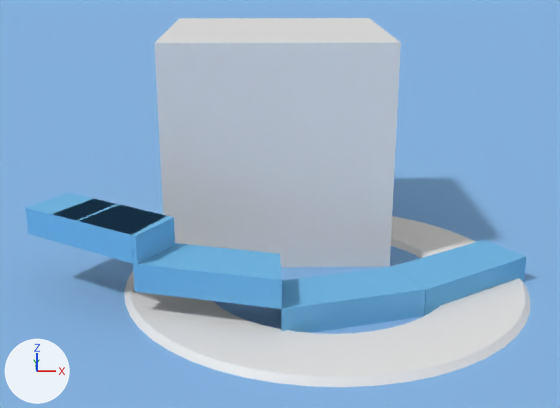
What one commit did to the Blender file unidos-2015/Unidos2015_12_Violin-change_duration_repetition.blend.
Camera for both pictures: a 50 mm camera at (4.706, 2.237, 1.208) aimed at (4.763, 4.952, 0.273). Every picture has the same lights, and +X, +Y and +Z are marked at lower left.

Before the edit, the objects in view are built like this:
```python
ob_mark_1_flute = bpy.data.objects.new('mark.1.flute', me_cube_007)
ob_mark_1_flute.parent = ob_flute
ob_mark_1_flute.location = (4.086, 4.395, 0.25)
ob_mark_1_flute.rotation_euler = (0.0, 0.0, -0.584)  # degrees (0, 0, -33)
ob_mark_1_flute.scale = (0.25, 0.102, 0.05)
ob_mark_1_flute_4_b = bpy.data.objects.new('mark.1.flute.4-b', me_cube_032)
ob_mark_1_flute_4_b.parent = ob_flute
ob_mark_1_flute_4_b.location = (4.197, 4.323, 0.25)
ob_mark_1_flute_4_b.rotation_euler = (0.0, 0.0, -0.584)  # degrees (0, 0, -33)
ob_mark_1_flute_4_b.scale = (0.06, 0.102, 0.05)
ob_mark_3_flute = bpy.data.objects.new('mark.3.flute', me_cube_014)
ob_mark_3_flute.parent = ob_flute
ob_mark_3_flute.location = (4.901, 3.996, 0.05)
ob_mark_3_flute.rotation_euler = (0.0, 0.0, 0.272)  # degrees (0, 0, 16)
ob_mark_3_flute.scale = (0.25, 0.102, 0.05)
# also in view: 'flute' at (4.756, 5.425, 0.424); 'Plane' at (3.115, 6.513, 0.0); 'mark.1.flute.4-d' at (4.294, 4.687, 0.25); 'mark.2.flute' at (4.516, 4.603, 0.15); 'mark.4.flute' at (5.411, 4.795, 0.05)
```
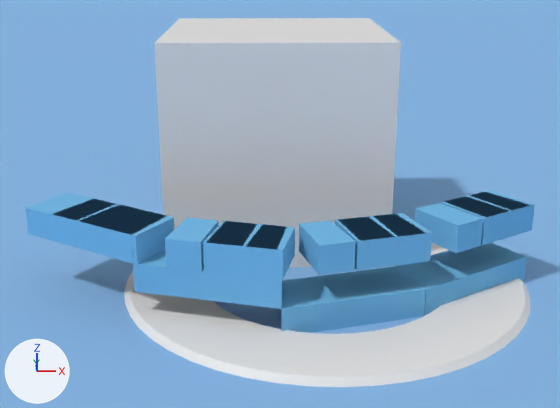
What differs and where, as boxes [x1, y1, x2, y2] in the pictures (560 x 408 px):
'mark.3.flute.4-b', added (blue)
    after: [299, 221, 356, 275]
'mark.4.flute.4-b', added (blue)
    after: [415, 203, 483, 253]
'mark.3.flute.2', added (blue)
    after: [335, 214, 426, 270]
'mark.2.flute.4-d', added (blue)
    after: [245, 224, 295, 280]
'mark.2.flute.4-b', added (blue)
    after: [165, 217, 218, 271]
'mark.2.flute.2', added (blue)
    after: [203, 221, 285, 276]
'mark.3.flute.4-d', added (blue)
    after: [374, 213, 432, 265]
'mark.4.flute.2', added (blue)
    after: [441, 192, 530, 245]
'mark.4.flute.4-d', added (blue)
    after: [471, 190, 535, 237]
'mark.2.flute.4-c', added (blue)
    after: [206, 221, 257, 246]
'mark.4.flute.4-c', added (blue)
    after: [443, 196, 508, 217]
'mark.3.flute.4-c', added
    after: [337, 217, 394, 241]

What changed in the scene script:
```text
Add ob_mark_2_flute_4_d:
    ob_mark_2_flute_4_d = bpy.data.objects.new('mark.2.flute.4-d', me_cube_007.copy())  # the mesh of ob_mark_1_flute
    ob_mark_2_flute_4_d.parent = ob_flute
    ob_mark_2_flute_4_d.location = (4.844, 4.027, 0.25)
    ob_mark_2_flute_4_d.rotation_euler = (0.0, 0.0, -0.269)  # degrees (0, 0, -15)
    ob_mark_2_flute_4_d.scale = (0.06, 0.102, 0.05)
Add ob_mark_2_flute_4_c:
    ob_mark_2_flute_4_c = bpy.data.objects.new('mark.2.flute.4-c', me_cube_007.copy())  # the mesh of ob_mark_1_flute
    ob_mark_2_flute_4_c.parent = ob_flute
    ob_mark_2_flute_4_c.location = (4.719, 4.062, 0.25)
    ob_mark_2_flute_4_c.rotation_euler = (0.0, 0.0, -0.269)  # degrees (0, 0, -15)
    ob_mark_2_flute_4_c.scale = (0.06, 0.102, 0.05)
Add ob_mark_2_flute_4_b:
    ob_mark_2_flute_4_b = bpy.data.objects.new('mark.2.flute.4-b', me_cube_007.copy())  # the mesh of ob_mark_1_flute
    ob_mark_2_flute_4_b.parent = ob_flute
    ob_mark_2_flute_4_b.location = (4.587, 4.098, 0.25)
    ob_mark_2_flute_4_b.rotation_euler = (0.0, 0.0, -0.269)  # degrees (0, 0, -15)
    ob_mark_2_flute_4_b.scale = (0.06, 0.102, 0.05)
Add ob_mark_2_flute_2:
    ob_mark_2_flute_2 = bpy.data.objects.new('mark.2.flute.2', me_cube_007.copy())  # the mesh of ob_mark_1_flute
    ob_mark_2_flute_2.parent = ob_flute
    ob_mark_2_flute_2.location = (4.71, 4.064, 0.25)
    ob_mark_2_flute_2.rotation_euler = (0.0, 0.0, -0.269)  # degrees (0, 0, -15)
    ob_mark_2_flute_2.scale = (0.12, 0.102, 0.05)
Add ob_mark_3_flute_2:
    ob_mark_3_flute_2 = bpy.data.objects.new('mark.3.flute.2', me_cube_007.copy())  # the mesh of ob_mark_1_flute
    ob_mark_3_flute_2.parent = ob_flute
    ob_mark_3_flute_2.location = (5.142, 4.064, 0.25)
    ob_mark_3_flute_2.rotation_euler = (0.0, 0.0, 0.272)  # degrees (0, 0, 16)
    ob_mark_3_flute_2.scale = (0.12, 0.102, 0.05)
Add ob_mark_3_flute_4_b:
    ob_mark_3_flute_4_b = bpy.data.objects.new('mark.3.flute.4-b', me_cube_007.copy())  # the mesh of ob_mark_1_flute
    ob_mark_3_flute_4_b.parent = ob_flute
    ob_mark_3_flute_4_b.location = (5.019, 4.029, 0.25)
    ob_mark_3_flute_4_b.rotation_euler = (0.0, 0.0, 0.272)  # degrees (0, 0, 16)
    ob_mark_3_flute_4_b.scale = (0.06, 0.102, 0.05)
Add ob_mark_3_flute_4_c:
    ob_mark_3_flute_4_c = bpy.data.objects.new('mark.3.flute.4-c', me_cube_007.copy())  # the mesh of ob_mark_1_flute
    ob_mark_3_flute_4_c.parent = ob_flute
    ob_mark_3_flute_4_c.location = (5.151, 4.066, 0.25)
    ob_mark_3_flute_4_c.rotation_euler = (0.0, 0.0, 0.272)  # degrees (0, 0, 16)
    ob_mark_3_flute_4_c.scale = (0.06, 0.102, 0.05)
Add ob_mark_3_flute_4_d:
    ob_mark_3_flute_4_d = bpy.data.objects.new('mark.3.flute.4-d', me_cube_007.copy())  # the mesh of ob_mark_1_flute
    ob_mark_3_flute_4_d.parent = ob_flute
    ob_mark_3_flute_4_d.location = (5.276, 4.101, 0.25)
    ob_mark_3_flute_4_d.rotation_euler = (0.0, 0.0, 0.272)  # degrees (0, 0, 16)
    ob_mark_3_flute_4_d.scale = (0.06, 0.102, 0.05)
Add ob_mark_4_flute_4_d:
    ob_mark_4_flute_4_d = bpy.data.objects.new('mark.4.flute.4-d', me_cube_007.copy())  # the mesh of ob_mark_1_flute
    ob_mark_4_flute_4_d.parent = ob_flute
    ob_mark_4_flute_4_d.location = (5.689, 4.33, 0.25)
    ob_mark_4_flute_4_d.rotation_euler = (0.0, 0.0, 0.569)  # degrees (0, 0, 33)
    ob_mark_4_flute_4_d.scale = (0.06, 0.102, 0.05)
Add ob_mark_4_flute_4_c:
    ob_mark_4_flute_4_c = bpy.data.objects.new('mark.4.flute.4-c', me_cube_007.copy())  # the mesh of ob_mark_1_flute
    ob_mark_4_flute_4_c.parent = ob_flute
    ob_mark_4_flute_4_c.location = (5.579, 4.26, 0.25)
    ob_mark_4_flute_4_c.rotation_euler = (0.0, 0.0, 0.569)  # degrees (0, 0, 33)
    ob_mark_4_flute_4_c.scale = (0.06, 0.102, 0.05)
Add ob_mark_4_flute_4_b:
    ob_mark_4_flute_4_b = bpy.data.objects.new('mark.4.flute.4-b', me_cube_007.copy())  # the mesh of ob_mark_1_flute
    ob_mark_4_flute_4_b.parent = ob_flute
    ob_mark_4_flute_4_b.location = (5.464, 4.186, 0.25)
    ob_mark_4_flute_4_b.rotation_euler = (0.0, 0.0, 0.569)  # degrees (0, 0, 33)
    ob_mark_4_flute_4_b.scale = (0.06, 0.102, 0.05)
Add ob_mark_4_flute_2:
    ob_mark_4_flute_2 = bpy.data.objects.new('mark.4.flute.2', me_cube_007.copy())  # the mesh of ob_mark_1_flute
    ob_mark_4_flute_2.parent = ob_flute
    ob_mark_4_flute_2.location = (5.572, 4.255, 0.25)
    ob_mark_4_flute_2.rotation_euler = (0.0, 0.0, 0.569)  # degrees (0, 0, 33)
    ob_mark_4_flute_2.scale = (0.12, 0.102, 0.05)
```
